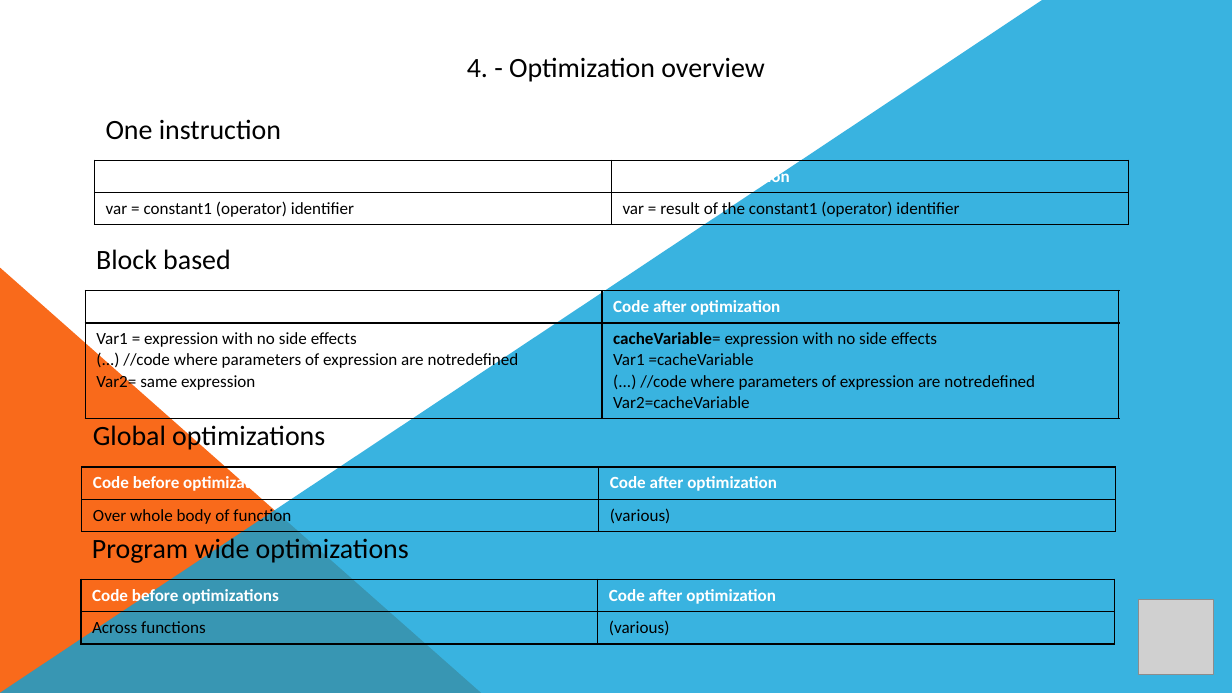
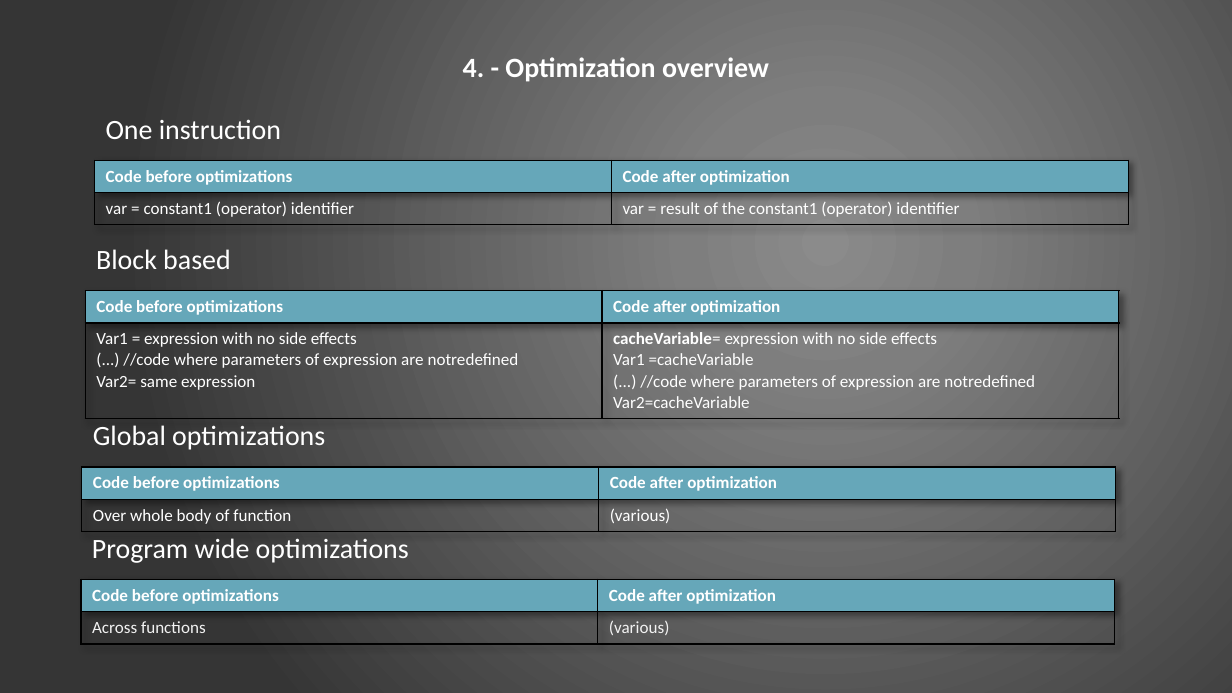
Before and after one commit to ciplogic/CodeRefractor, a slide deck: slide 6 of Documentation/Slides_final.pptx. Drawn at 1232x693 pixels with LibreOffice and Linux fonts; fonts in the diff are those of the drawing; grey boxes stand for pictures. Boxes give left, top, right and bottom in pixels: in the first picture for what was removed or moved away, otherwise in the second. Text is boxed around its words. In the diff, an @@ line names an element or a change of style, - is before the commit and + after.

```diff
--- a/Documentation/Slides_final.pptx
+++ b/Documentation/Slides_final.pptx
@@ background #FFFFFF to gradient #8C8C8C to #7F7F7F to #353535 @@
@@ freeform shape removed at [0,0,1232,693] @@
@@ text "4. - Optimization overview" at [463,57,769,82]: text colour #000000 to #FFFFFF, bold on @@
@@ table at [95,160,1128,224] @@
@@ fill none to #66A7B9 in row 1 @@
@@ text colour #000000 to #FFFFFF in "var = constant1 (operator) identifier", "var = result of the constant1 (operator) ..." @@
@@ right triangle removed at [0,267,482,693] @@
@@ table at [85,291,1118,417] @@
@@ fill none to #66A7B9 in row 1 @@
@@ text colour #000000 to #FFFFFF in "Var1 = expression with no side effects", "(...) //code where parameters of expression are ...", "Var2= same expression", "cacheVariable= expression with no side effects" and 3 more places @@
@@ table at [82,467,1115,531] @@
@@ fill none to #66A7B9 in row 1 @@
@@ text colour #000000 to #FFFFFF in "Over whole body of function", "(various)" @@
@@ text colour #000000 to #FFFFFF in 4 elements at [106,119,281,139], [96,249,231,269], [93,425,325,450], [92,538,409,563] @@
@@ table at [80,579,1113,643] @@
@@ fill none to #66A7B9 in row 1 @@
@@ text colour #000000 to #F2F2F2 in "Across functions", "(various)" @@
@@ picture removed at [1139,600,1214,675] @@
```
Also in this commit, not shown: 13 other slides changed, 1 other file.
